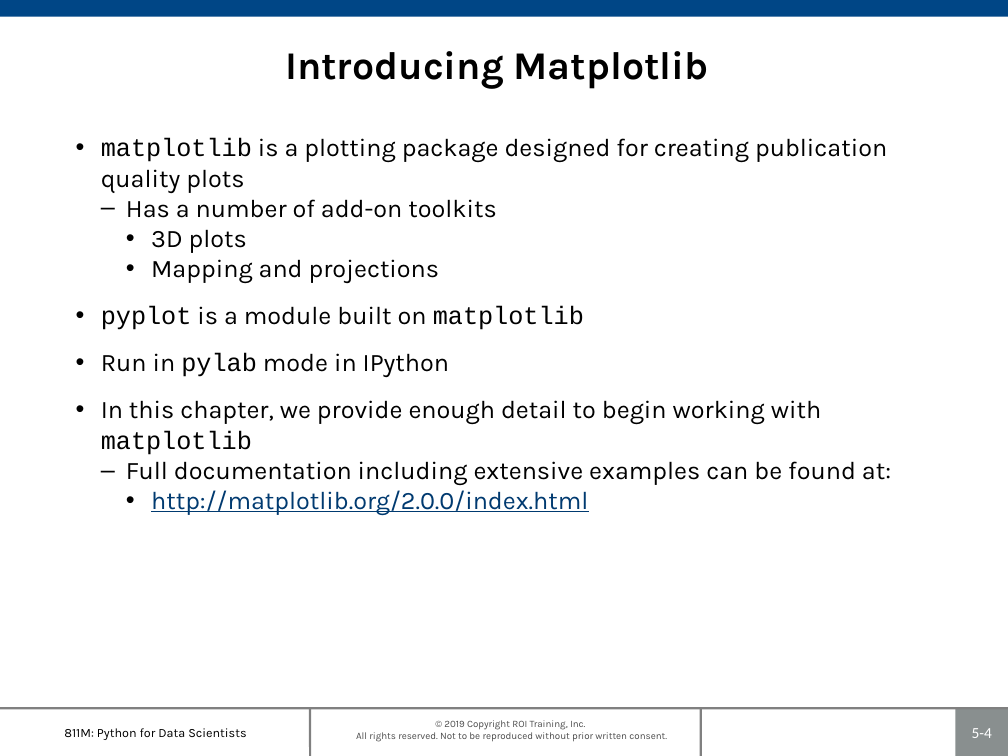
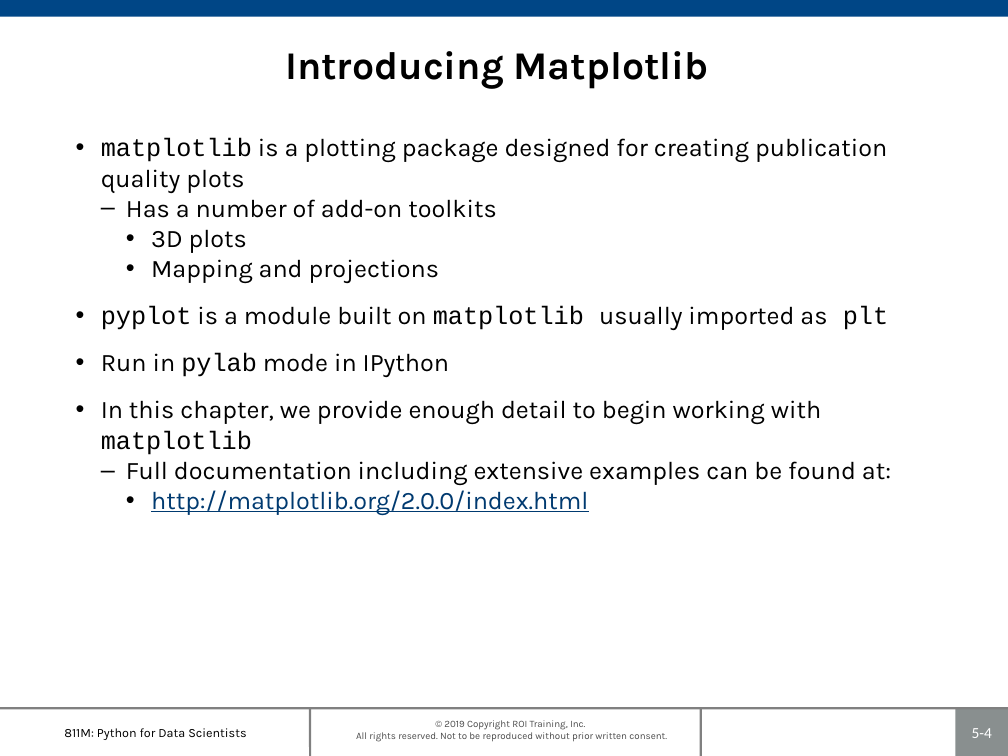
Before and after one commit to roitraining/PythonML, a slide deck: slide 4 of 811M-Ch05_PlottingAndVisualization.pptx. Drawn at 1008x756 pixels with LibreOffice and Linux fonts; fonts in the diff are those of the drawing; background and template pictures are left out. Boxes give left, top, right and bottom in pixels: in the first picture for what was removed or moved away, otherwise in the second. Text is boxed around its words. In the diff, an @@ line names an element or a change of style, - is before the commit and + after.

```diff
--- a/811M-Ch05_PlottingAndVisualization.pptx
+++ b/811M-Ch05_PlottingAndVisualization.pptx
@@ text at <box>101,306,888,331</box>: text changed; font Courier New to Karla @@
-• pyplot is a module built on matplotlib
+• pyplot is a module built on matplotlib usually imported as plt
```
Also in this commit, not shown: 1 other slide changed, 1 slide added, 2 slides removed, 6 other files.
